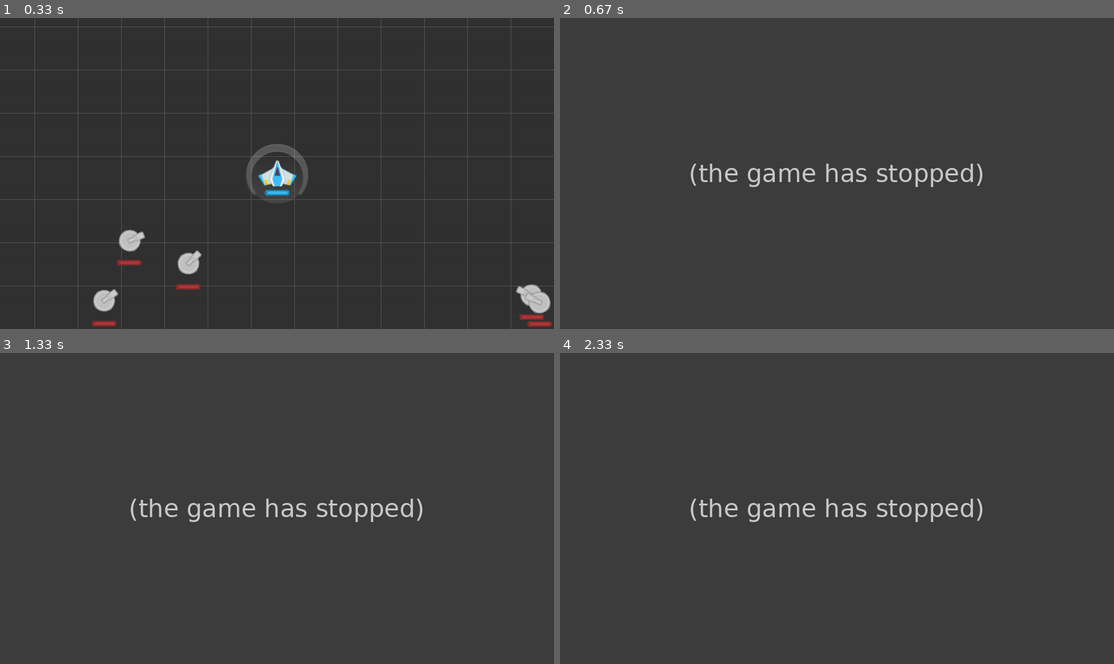
Above: before the commit, frames 1-4 (two rows, left to right).
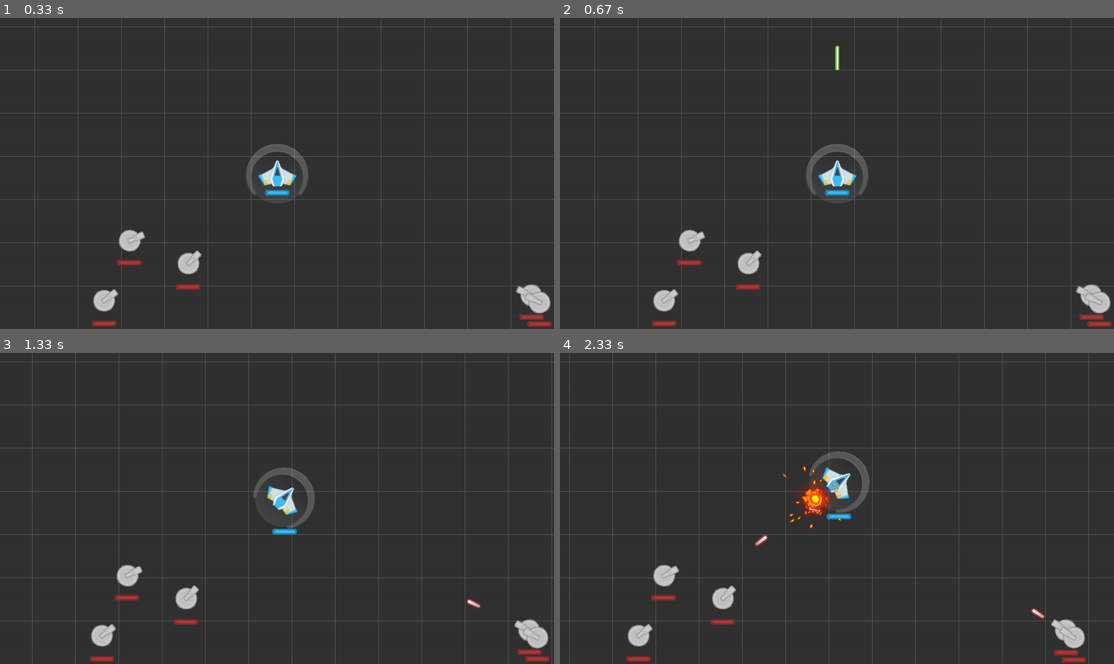
Above: after the commit, the same moments.

Repository: genericprogrammerdude/pygamengn
Game: pygame game, started from main.py
Two runs of this game, one before a commit and one after it. Both use one fixed random seed, a clock stepped at 60 frames per second and the inputs below.
Inputs:
- Up to frame 1 (0.33 s): no input
- Up to frame 2 (0.67 s): tap Space at 0.33 s
- Up to frame 3 (1.33 s): hold D 0.67-1.13 s; hold W from 1.17 s (still down)
- Up to frame 4 (2.33 s): release W at 1.47 s; hold D 1.5-1.97 s; hold A from 2 s (still down)

Frame 1 is identical in both runs. In frame 2, 3.3% of the frame differs, in the area x 6-100%, y 2-100%; in frame 3, 3.4%; in frame 4, 3.9%, in the area x 1-96%, y 2-100%.
Error before the commit: AttributeError: 'Group' object has no attribute 'move_to_back' (ship.py line 42); the game stopped at 0.33 s (later frames are placeholders)

Commit message:
Moved image, image list, and game type object reference resolution to GameObjectFactory.create().

Diff:
--- a/Assets/inventory-dev.json
+++ b/Assets/inventory-dev.json
@@ -36,7 +36,7 @@
                 "scale": 0.8,
                 "projectile_type": "PlayerProjectile",
                 "fire_freq": 250,
-                "mover_type": "PlayerShipMover"
+                "game_object_type:mover": "PlayerShipMover"
             },
             "attachments": [
                 {
@@ -108,7 +108,7 @@
                 "image:image": "turret_projectile",
                 "death_effect": "Explosion",
                 "damage": 10,
-                "mover_type": "EnemyTurretProjectileMover"
+                "game_object_type:mover": "EnemyTurretProjectileMover"
             }
         },
         "EnemyTurretProjectileMover": {
@@ -140,7 +140,7 @@
                 "image:image": "player_projectile",
                 "death_effect": "Explosion",
                 "damage": 15,
-                "mover_type": "PlayerProjectileMover"
+                "game_object_type:mover": "PlayerProjectileMover"
             }
         },
         "PlayerProjectileMover": {
--- a/Assets/inventory.json
+++ b/Assets/inventory.json
@@ -36,7 +36,7 @@
                 "scale": 0.8,
                 "projectile_type": "PlayerProjectile",
                 "fire_freq": 250,
-                "mover_type": "PlayerShipMover"
+                "game_object_type:mover": "PlayerShipMover"
             },
             "attachments": [
                 {
@@ -108,7 +108,7 @@
                 "image:image": "turret_projectile",
                 "death_effect": "Explosion",
                 "damage": 10,
-                "mover_type": "EnemyTurretProjectileMover"
+                "game_object_type:mover": "EnemyTurretProjectileMover"
             }
         },
         "EnemyTurretProjectileMover": {
@@ -140,7 +140,7 @@
                 "image:image": "player_projectile",
                 "death_effect": "Explosion",
                 "damage": 15,
-                "mover_type": "PlayerProjectileMover"
+                "game_object_type:mover": "PlayerProjectileMover"
             }
         },
         "PlayerProjectileMover": {
--- a/GameEngine/game_object_factory.py
+++ b/GameEngine/game_object_factory.py
@@ -22,8 +22,7 @@
     surfaces = {}
     game_types = {}
     assets = {}
-    __image_json_objects = []
-    __image_list_json_objects = []
+
     __asset_json_objects = []
     __asset_list_json_objects = []
 
@@ -43,33 +42,19 @@
         # Initialize assets with surfaces and the corresponding asset object
         cls.assets = data["assets"]
 
-        # Replace image names with loaded Surfaces
-        for obj, key in cls.__image_json_objects:
-            image_name = obj[key]
-            obj[key[len("image:"):]] = cls.surfaces[image_name]
-            del obj[key]
-        del cls.__image_json_objects
-
-        # Replace image lists with loaded Surfaces
-        for obj, key in cls.__image_list_json_objects:
-            image_list = obj[key]
-            obj[key[len("image_list:"):]] = [cls.surfaces[image_str] for image_str in image_list]
-            del obj[key]
-        del cls.__image_list_json_objects
-
         # Create asset objects
         for key in cls.assets.keys():
             asset_spec = cls.assets[key]
             asset_spec["asset"] = GameObjectFactory.__create_object(asset_spec)
 
-        # Replace asset names with loaded assets
+        # Assign initialized assets to the fields that reference them
         for obj, key in cls.__asset_json_objects:
             asset_name = obj[key]
             obj[key[len("asset:"):]] = cls.assets[asset_name]["asset"]
             del obj[key]
         del cls.__asset_json_objects
 
-        # Replace image lists with loaded Surfaces
+        # Assign initialized assets to the fields that reference asset lists
         # TODO: Implement me!
         del cls.__asset_list_json_objects
 
@@ -84,6 +69,7 @@
 
         gob = GameObjectFactory.__create_object(game_type, **kwargs)
 
+        # Create attachments
         attachment_specs = game_type.get("attachments")
         if gob and attachment_specs:
             for attachment_spec in attachment_specs:
@@ -98,9 +84,27 @@
 
     @classmethod
     def __create_object(cls, type_spec, **kwargs) -> GameObjectBase:
+        # Assemble new game type dictionary with resolved "image:", "image_list:", and "game_object_type:" fields
+        resolved_refs = {}
+        type_spec_kwargs = type_spec["kwargs"]
+        for key in type_spec_kwargs:
+            if key.startswith("image:"):
+                image_name = type_spec_kwargs[key]
+                resolved_refs[key[len("image:"):]] = cls.surfaces[image_name]
+            elif key.startswith("image_list:"):
+                image_list = type_spec_kwargs[key]
+                resolved_refs[key[len("image_list:"):]] = [cls.surfaces[image_str] for image_str in image_list]
+            elif key.startswith("asset:"):
+                print("Found asset:", key, type_spec_kwargs[key])
+            elif key.startswith("game_object_type:"):
+                gob_type_name = type_spec_kwargs[key]
+                resolved_refs[key[len("type_spec_object:"):]] = GameObjectFactory.create(gob_type_name)
+            else:
+                resolved_refs[key] = type_spec_kwargs[key]
+
         try:
             gob_class = cls.registry[type_spec["class_name"]]
-            gob = gob_class(**type_spec["kwargs"], **kwargs)
+            gob = gob_class(**resolved_refs, **kwargs)
             return gob
         except KeyError:
             sys.stderr.write("GameObjectBase child class '{0}' not found.\n".format(type_spec["class_name"]))
@@ -110,11 +114,7 @@
     def __json_object_hook(cls, obj_dict):
         """Keeps track of JSON objects (dictionaries) that will have to be initialized further."""
         for key in obj_dict.keys():
-            if key.startswith("image:"):
-                cls.__image_json_objects.append((obj_dict, key))
-            elif key.startswith("image_list:"):
-                cls.__image_list_json_objects.append((obj_dict, key))
-            elif key.startswith("asset:"):
+            if key.startswith("asset:"):
                 cls.__asset_json_objects.append((obj_dict, key))
             elif key.startswith("asset_list:"):
                 cls.__asset_list_json_objects.append((obj_dict, key))
--- a/GameEngine/projectile.py
+++ b/GameEngine/projectile.py
@@ -9,9 +9,9 @@
 @GameObjectFactory.register("Projectile")
 class Projectile(GameObject):
 
-    def __init__(self, image, enemies, damage, death_effect, mover_type):
+    def __init__(self, image, enemies, damage, death_effect, mover):
         super().__init__(image)
-        self.mover = GameObjectFactory.create(mover_type)
+        self.mover = mover
         self.enemies = enemies
         self.damage = damage
         self.death_effect = death_effect
--- a/GameEngine/ship.py
+++ b/GameEngine/ship.py
@@ -9,9 +9,9 @@
 class Ship(GameObject):
     """Space ship game object."""
 
-    def __init__(self, image, projectile_type, enemies, fire_freq, mover_type, **kwargs):
+    def __init__(self, image, projectile_type, enemies, fire_freq, mover, **kwargs):
         super().__init__(image, **kwargs)
-        self.mover = GameObjectFactory.create(mover_type)
+        self.mover = mover
         self.projectile_type = projectile_type
         self.enemies = enemies
         self.fire_freq = fire_freq
